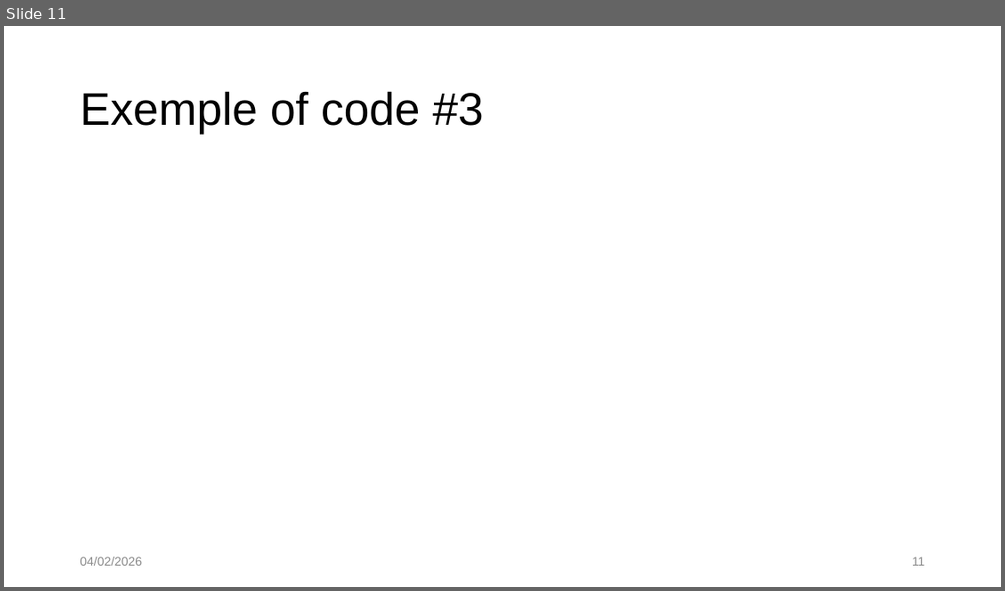
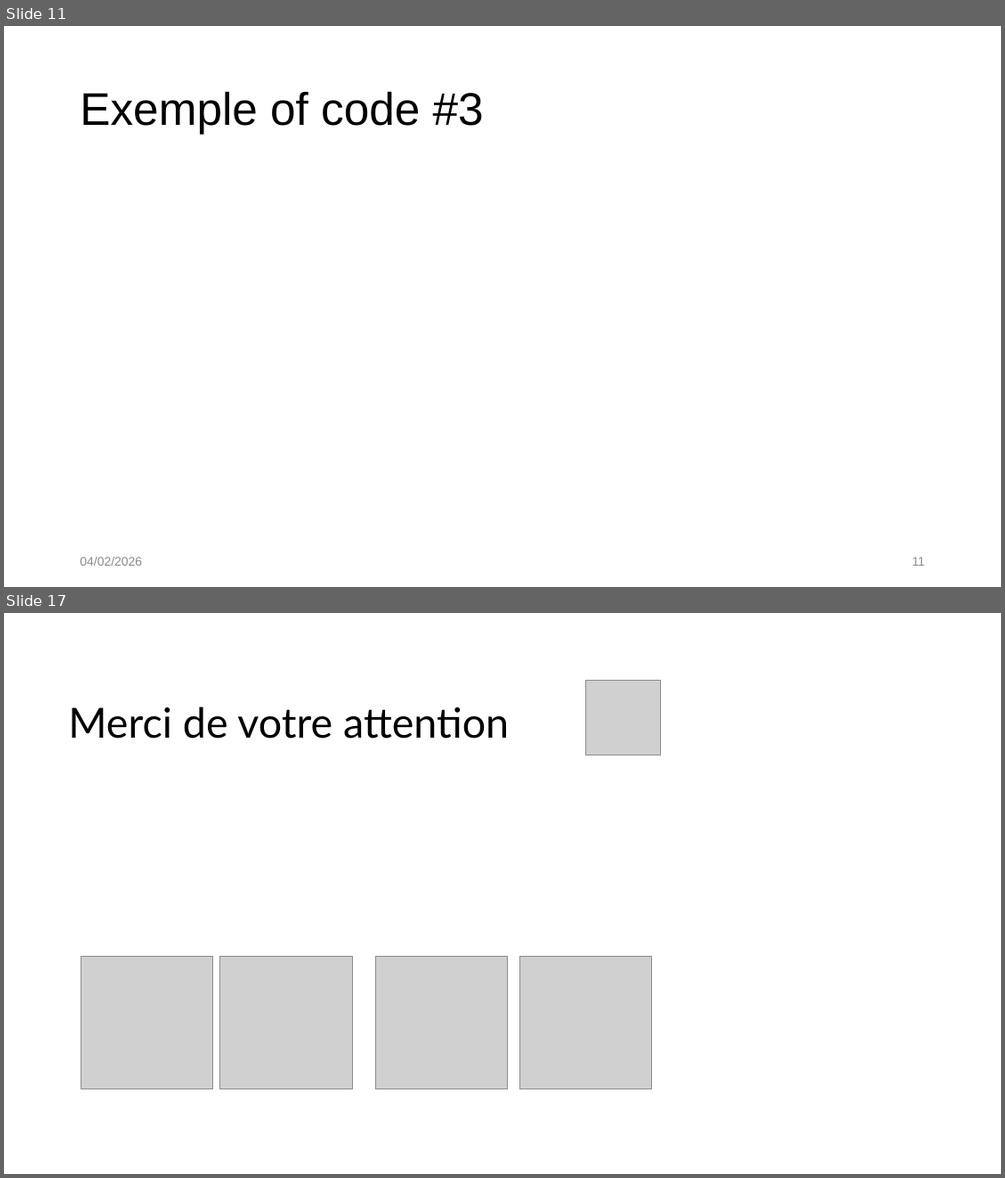
Before and after one commit to PrillBlizzard/Laser_Game_LTE-M, a slide deck: CR/Presentation_PFE.pptx. Shown one above the other, each under a label of ours: slide 11 before the commit, slides 11 and 17 after it; the slides between them are not shown. The pictures are 1005x591 and 1005x1178 pixels, drawn with LibreOffice and Linux fonts; fonts in the diff are those of the drawing; grey boxes stand for pictures. Boxes give left, top, right and bottom in pixels: in the first picture for what was removed or moved away, otherwise in the second. Text is boxed around its words. In the diff, an @@ line names an element or a change of style, - is before the commit and + after.

```diff
--- a/CR/Presentation_PFE.pptx
+++ b/CR/Presentation_PFE.pptx
@@ slide 17 added at [4,613,1001,1174], background #FFFFFF @@
@@ picture added at [586,680,661,755] @@
@@ title added at [68,706,509,738], 40 pt, text #000000 @@
+Merci de votre attention
@@ picture added at [81,957,213,1088] @@
@@ picture added at [220,957,353,1088] @@
@@ picture added at [376,957,508,1088] @@
@@ picture added at [519,957,652,1088] @@
```
Also in this commit, not shown: 5 other slides added, 5 other files.
